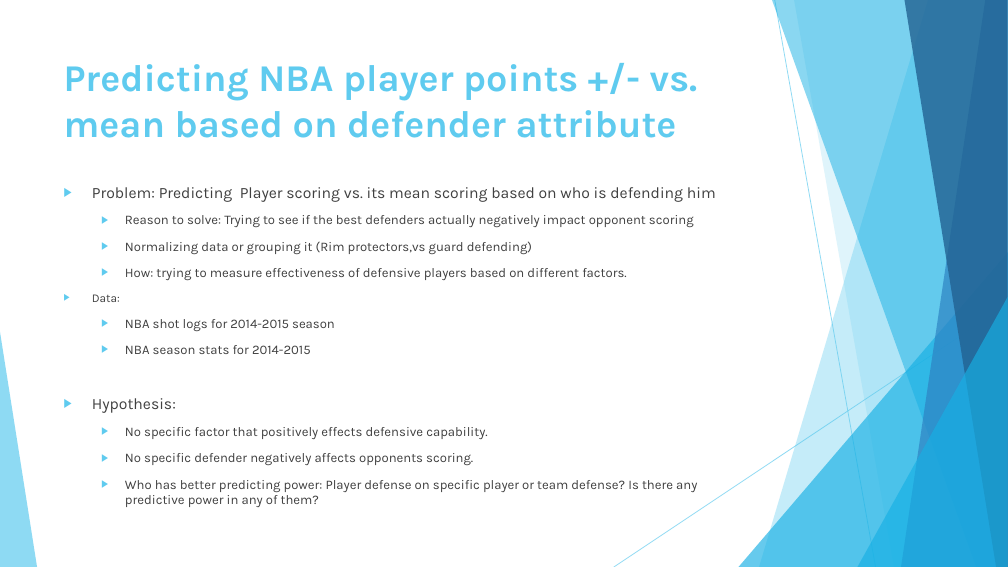
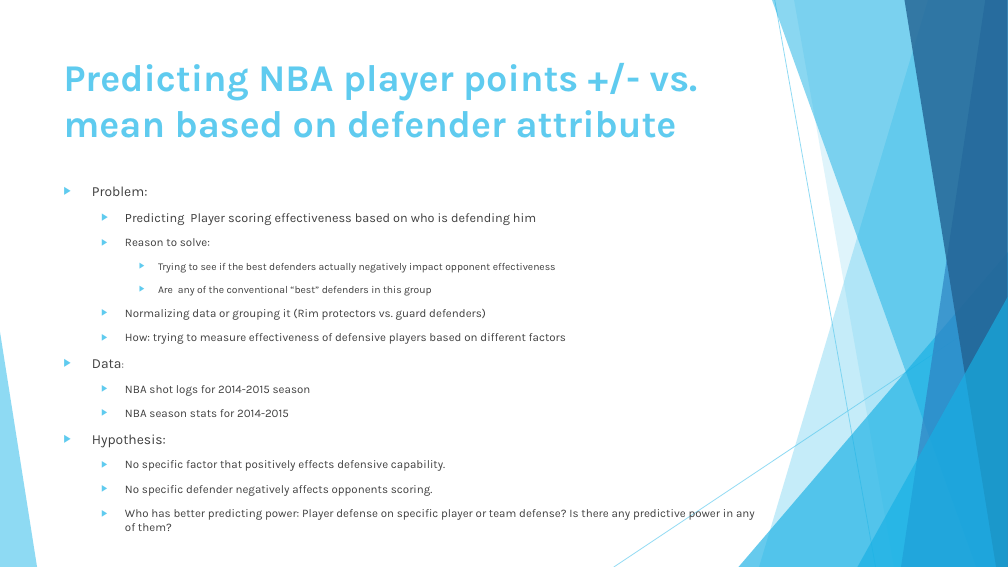
Before and after one commit to Alterf1/BM_DAT_03_20_2017, a slide deck: slide 1 of Project_ideas.pptx. Drawn at 1008x567 pixels with LibreOffice and Linux fonts; fonts in the diff are those of the drawing. Boxes give left, top, right and bottom in pixels: in the first picture for what was removed or moved away, otherwise in the second. Text is boxed around its words. In the diff, an @@ line names an element or a change of style, - is before the commit and + after.

Commit message:
2nd update

```diff
--- a/Project_ideas.pptx
+++ b/Project_ideas.pptx
@@ text at bbox=[92, 186, 566, 344]: text changed; size 12.5 to 11 pt @@
-▶ Problem: Predicting Player scoring vs. its mean scoring based on who is defending him
-  ▶ Reason to solve: Trying to see if the best defenders actually negatively impact opponent scoring
-  ▶ Normalizing data or grouping it (Rim protectors,vs guard defending)
-  ▶ How: trying to measure effectiveness of defensive players based on different factors.
+▶ Problem:
+  ▶ Predicting Player scoring effectiveness based on who is defending him
+  ▶ Reason to solve:
+    ▶ Trying to see if the best defenders actually negatively impact opponent effectiveness
+    ▶ Are any of the conventional “best” defenders in this group
+  ▶ Normalizing data or grouping it (Rim protectors vs. guard defenders)
+  ▶ How: trying to measure effectiveness of defensive players based on different factors
@@ text at bbox=[92, 359, 755, 531]: size 11.2 to 13.2 pt, size 11.2 to 9.9 pt in "Data:"; size 12.5 to 11 pt in "NBA shot logs for 2014-2015 season", "NBA season stats for 2014-2015", "No specific factor that positively effects defensive ...", "No specific defender negatively affects opponents scoring." and 1 more places; size 15 to 13.2 pt in "Hypothesis:" @@
```
